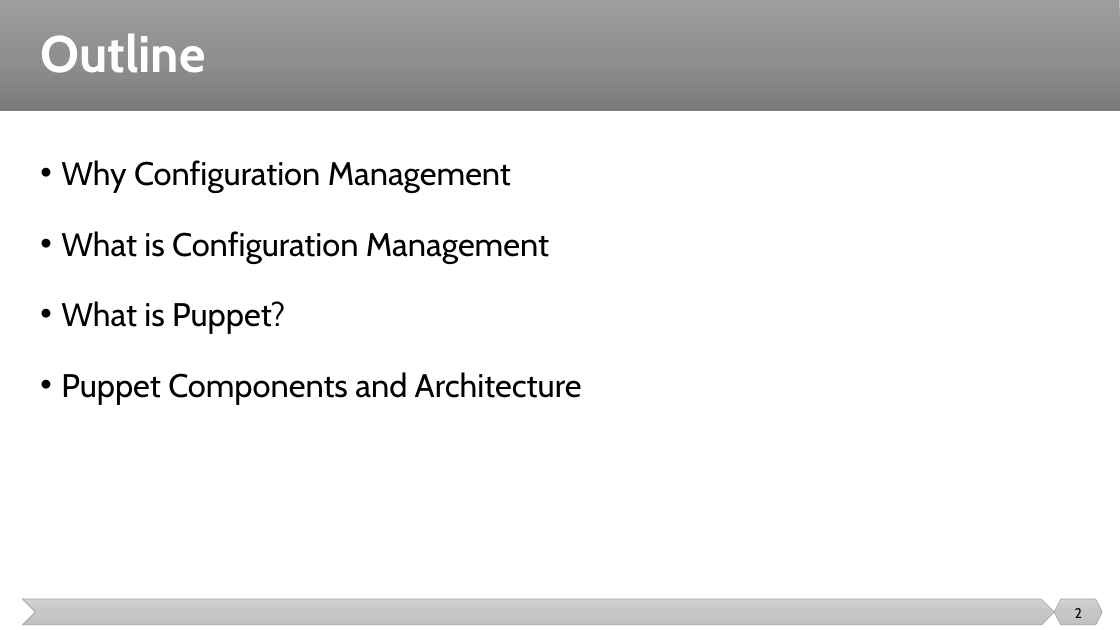
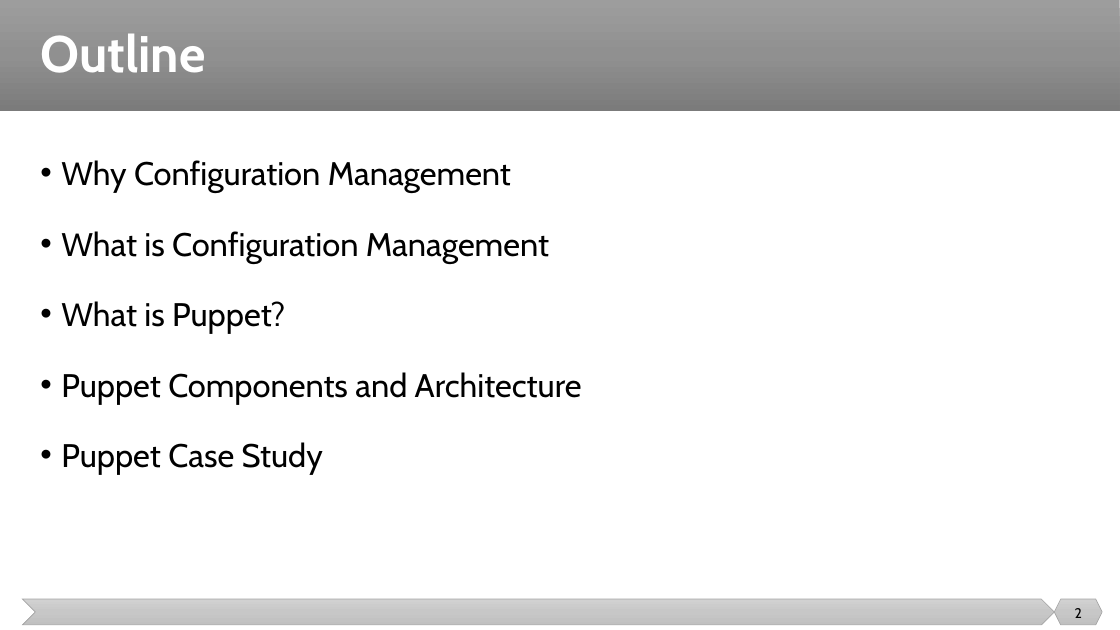
Before and after one commit to malenezi/malenezi, a slide deck: slide 2 of SE489/Lectures/6-Configuration Management/Configuration Management 2.pptx. Drawn at 1120x630 pixels with LibreOffice and Linux fonts; fonts in the diff are those of the drawing. Boxes give left, top, right and bottom in pixels: in the first picture for what was removed or moved away, otherwise in the second. Text is boxed around its words. In the diff, an @@ line names an element or a change of style, - is before the commit and + after.

```diff
--- a/SE489/Lectures/6-Configuration Management/Configuration Management 2.pptx
+++ b/SE489/Lectures/6-Configuration Management/Configuration Management 2.pptx
@@ text at [61, 442, 323, 475]: paragraph added @@
+• Puppet Case Study
```
Also in this commit, not shown: 7 slides added, 1 other file.
